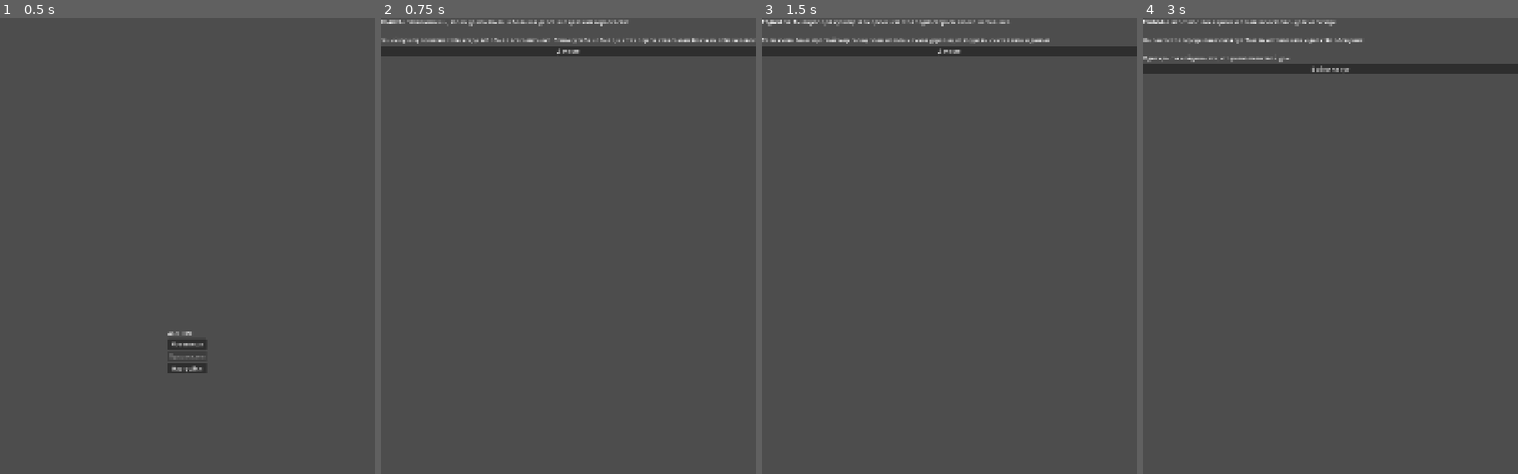
Above: before the commit, frames 1-4 (left to right).
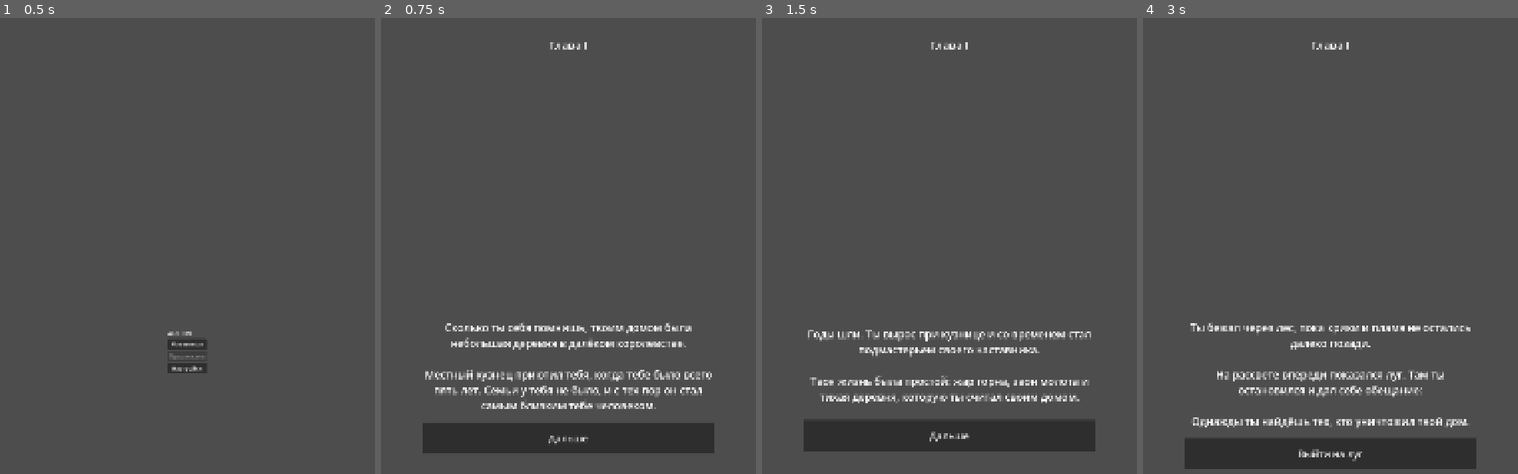
Above: after the commit, the same moments.

Repository: SayentLY/Alfheim
Game: Godot game, scene res://scenes/main_menu.tscn
The game is run twice, just before and just after one commit, with the same random seed, the same clock (stepped at 60 frames per second) and the same inputs.
Inputs:
- Up to frame 1 (0.5 s): no input
- Up to frame 2 (0.75 s): click "Новая игра" at 0.5 s
- Up to frame 3 (1.5 s): click "Дальше" at 1.25 s
- Up to frame 4 (3 s): click "Дальше" at 2 s; click "Дальше" at 2.75 s

Frame 1 is identical in both runs. In frame 2, 12% of the frame differs, in the area x 0-100%, y 0-96%; in frame 3, 11%; in frame 4, 11%.

Commit message:
Improve temporary chapter readability

Diff:
--- a/scenes/chapter_one.tscn
+++ b/scenes/chapter_one.tscn
@@ -12,30 +12,55 @@
 script = ExtResource("1_8jvkd")
 
 [node name="ChapterTitle" type="Label" parent="." unique_id=273794041]
-layout_mode = 0
-offset_right = 40.0
-offset_bottom = 23.0
+layout_mode = 1
+anchors_preset = 10
+anchor_right = 1.0
+offset_top = 55.0
+offset_bottom = 105.0
+grow_horizontal = 2
+theme_override_font_sizes/font_size = 32
 text = "Глава I"
+horizontal_alignment = 1
 
 [node name="MarginContainer" type="MarginContainer" parent="." unique_id=599911621]
 layout_mode = 1
-anchors_preset = 15
-anchor_right = 1.0
-anchor_bottom = 1.0
+anchors_preset = 8
+anchor_left = 0.5
+anchor_top = 0.5
+anchor_right = 0.5
+anchor_bottom = 0.5
+offset_left = -450.0
+offset_top = -120.0
+offset_right = 450.0
+offset_bottom = 520.0
 grow_horizontal = 2
 grow_vertical = 2
+theme_override_constants/margin_left = 30
+theme_override_constants/margin_top = 30
+theme_override_constants/margin_right = 30
+theme_override_constants/margin_bottom = 30
 
 [node name="VBoxContainer" type="VBoxContainer" parent="MarginContainer" unique_id=1254543798]
 layout_mode = 2
+theme_override_constants/separation = 28
 
 [node name="EventText" type="Label" parent="MarginContainer/VBoxContainer" unique_id=885201968]
+custom_minimum_size = Vector2(0, 260)
 layout_mode = 2
+theme_override_font_sizes/font_size = 30
 text = "Ты просыпаешься у дороги. Вдалеке виднеется деревня."
+horizontal_alignment = 1
+vertical_alignment = 1
+autowrap_mode = 2
 
 [node name="ChoiceButton1" type="Button" parent="MarginContainer/VBoxContainer" unique_id=1120121839]
+custom_minimum_size = Vector2(0, 90)
 layout_mode = 2
+theme_override_font_sizes/font_size = 28
 text = "Пойти в деревню"
 
 [node name="ChoiceButton2" type="Button" parent="MarginContainer/VBoxContainer" unique_id=1773415175]
+custom_minimum_size = Vector2(0, 90)
 layout_mode = 2
+theme_override_font_sizes/font_size = 28
 text = "Остаться у дороги"
